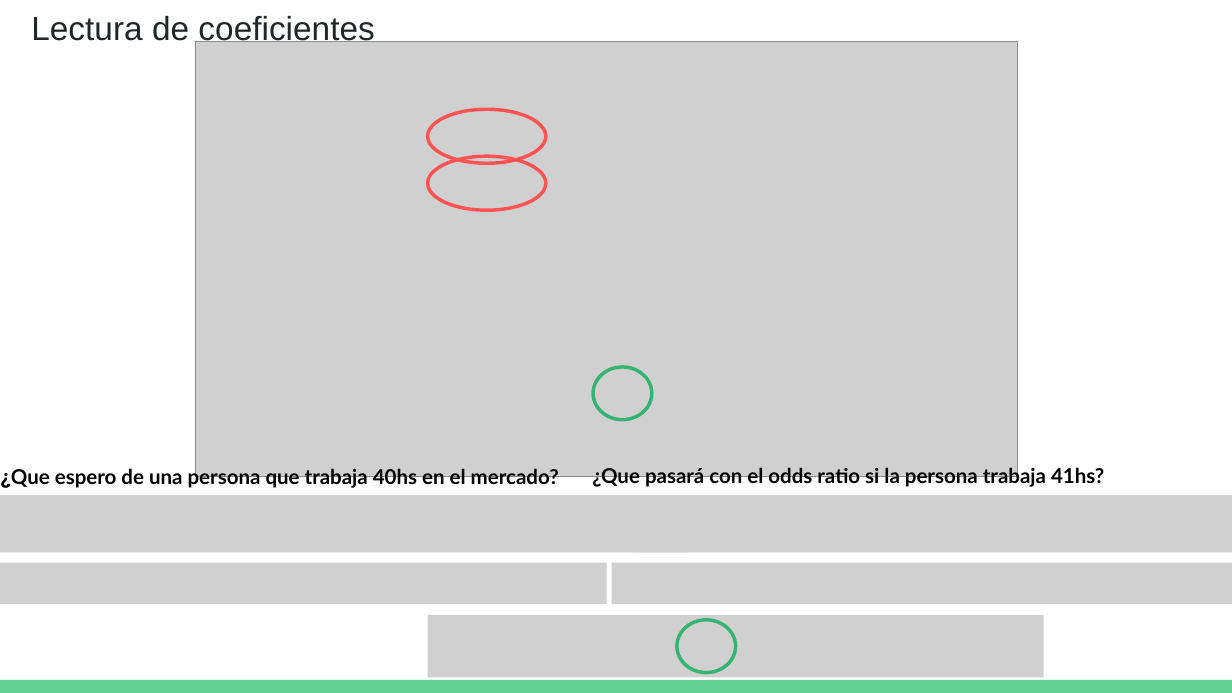
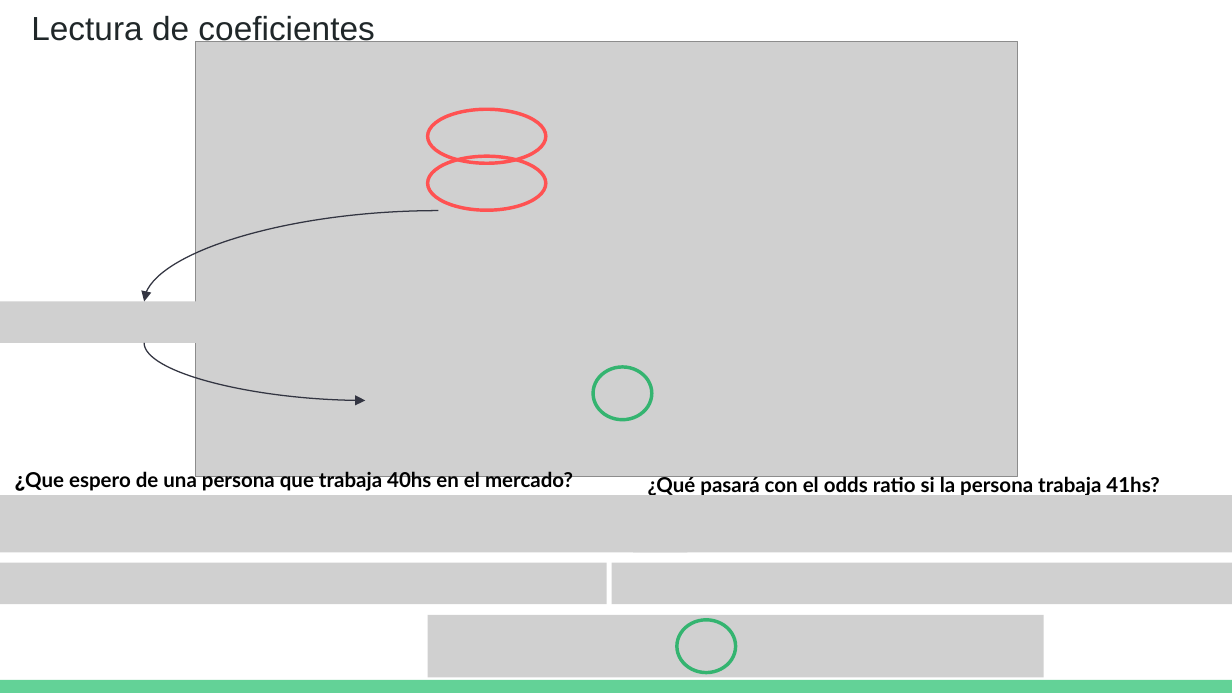
Before and after one commit to DCSCyHD/2023_modulo_3, a slide deck: slide 10 of clase4/teoricas_4a6.pptx. Drawn at 1232x693 pixels with LibreOffice and Linux fonts; fonts in the diff are those of the drawing; grey boxes stand for pictures. Boxes give left, top, right and bottom in pixels: in the first picture for what was removed or moved away, otherwise in the second. Text is boxed around its words. In the diff, an @@ line names an element or a change of style, - is before the commit and + after.

```diff
--- a/clase4/teoricas_4a6.pptx
+++ b/clase4/teoricas_4a6.pptx
@@ curved arrow added from (439, 211) to (144, 302), #333643 0.75 pt @@
@@ picture added at (0, 302, 318, 344) @@
@@ curved arrow added from (144, 342) to (366, 400), #333643 0.75 pt @@
@@ text "¿Que espero de una persona ...": place and size @@
-text "¿Que espero de una persona ..." at (1, 466, 559, 489)
+text "¿Que espero de una persona ..." at (15, 469, 573, 492)
@@ text at (648, 474, 1159, 497): text changed @@
-¿Que pasará con el odds ratio si la persona trabaja 41hs?
+¿Qué pasará con el odds ratio si la persona trabaja 41hs?
```
Also in this commit, not shown: 1 other slide changed, 5 other files.
